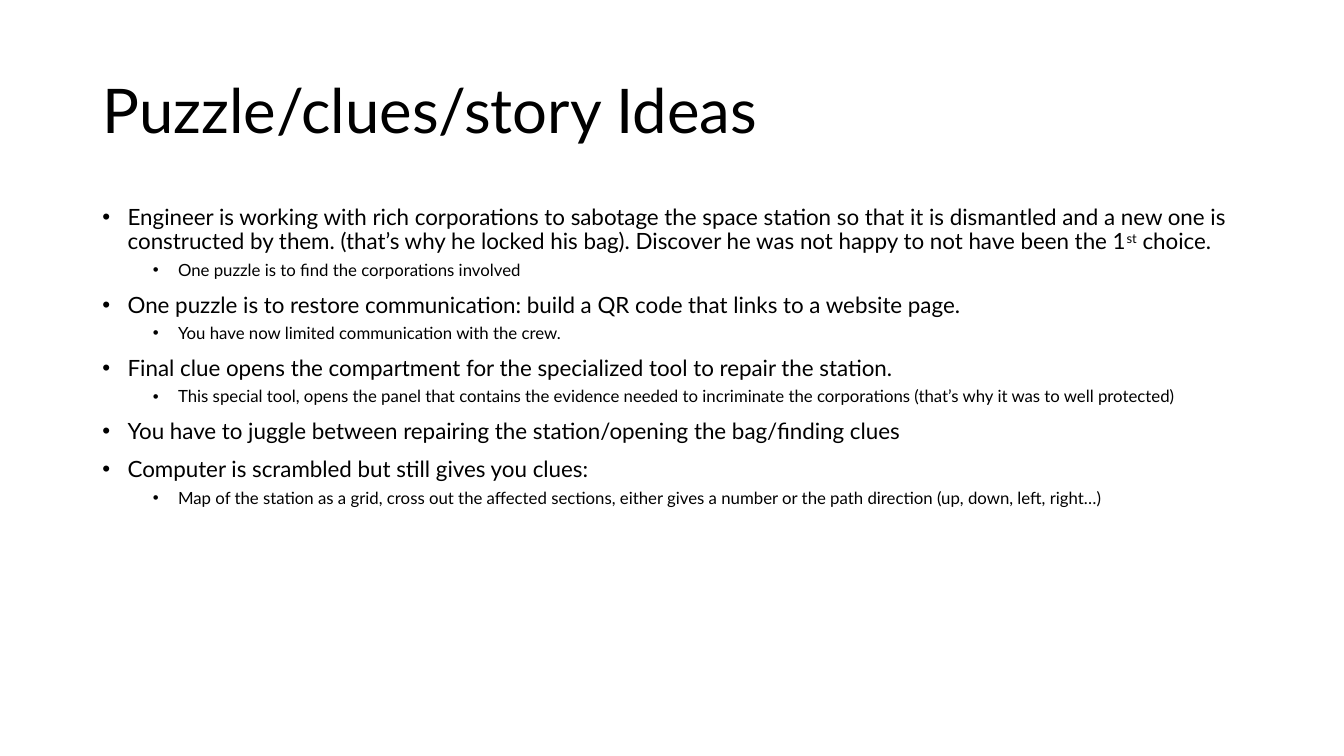
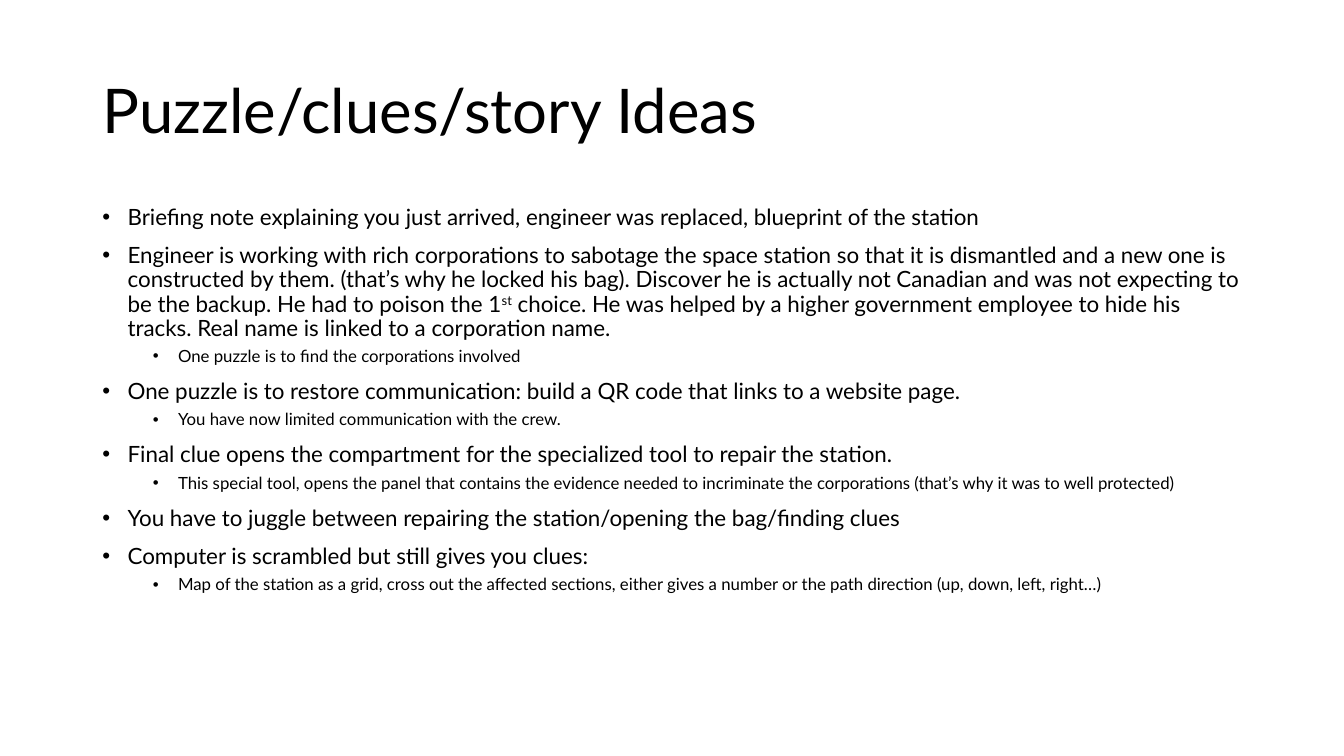
Before and after one commit to OttawaVisuals/EscapeBackpack, a slide deck: slide 3 of Space Station Aurora/ISS_Backpack.pptx. Drawn at 1344x756 pixels with LibreOffice and Linux fonts; fonts in the diff are those of the drawing. Boxes give left, top, right and bottom in pixels: in the first picture for what was removed or moved away, otherwise in the second. Text is boxed around its words. In the diff, an @@ line names an element or a change of style, - is before the commit and + after.

```diff
--- a/Space Station Aurora/ISS_Backpack.pptx
+++ b/Space Station Aurora/ISS_Backpack.pptx
@@ text at <box>128,208,1239,340</box>: text changed @@
-• Engineer is working with rich corporations to sabotage the space station so that it is dismantled and a new one is constructed by them. (that’s why he locked his bag). Discover he was not happy to not have been the 1st choice.
+• Briefing note explaining you just arrived, engineer was replaced, blueprint of the station
+• Engineer is working with rich corporations to sabotage the space station so that it is dismantled and a new one is constructed by them. (that’s why he locked his bag). Discover he is actually not Canadian and was not expecting to be the backup. He had to poison the 1st choice. He was helped by a higher government employee to hide his tracks. Real name is linked to a corporation name.
```
Also in this commit, not shown: 3 other slides changed, 1 slide added, 4 other files.
